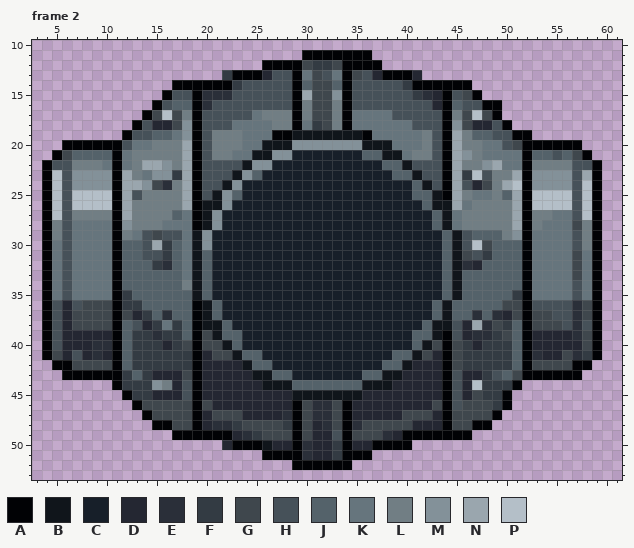
Pixel-art file: ArtSource/BombReadability/SelectedIdles/Editable/Row.aseprite. That is the earlier state.
64x64 pixels, 8 frames. Colours within 5 levels of each other are drawn and written as one. Shown: frame 2: x 3..61, y 10..53. The old version is drawn lined up with the new one. The commit also changed other frames, which this record leaves out.
Palette (. is transparent): A #010205  B #10151b  C #171f29  D #242732  E #2a2f39  F #333b43  G #3f474d  H #465159  J #54626a  K #66757d  L #717e84  M #839199  N #9aa6ae  P #b4bfc8
Pixels before, frame 2 (only the part around the change), first column x 3:
10 ...........................................................
11 ...........................AAAAAAA.........................
12 .......................AAAAGFFGAAAA........................
13 ...................FAAADHHAKGHKAGHDAAAD....................
14 ..............AAAAAAFHHHHHAJGGJAHHHHHFAAAAAA...............
15 .............AHHAEEEHHHHHHANGGMAHHHHHHFEDAHGA..............
16 ............AHJJAEHHHHHHHHALGGLAHHHHHHHHDAJHHAA............
17 ...........AGPGLAHHHHHKLLLALGGLAKKKKHHHHHALGPGA............
18 ..........AHDDGMAHHHKKKKLLAKFGLAKKKKKKHHHAMGDDHA...........
19 .........AHHJJKMAHLLLKKKAABBBBBBBAKKKKKLHANLJJHHAA.........
20 ...AAAAAAHKKLLLNAHLLLKKBBBMMMMMMMBBBKKKLHANLLKKHGAAAAAA....
21 ..AGJJJJAKLLLLLNAHLLKKBBMMCCCCCCCJJBBKLLHANMLKKKKAJJHJGA...
22 .AHHLLLKAKLNNMLNAHHHHBMMCCCCCCCCCCCJJBHHHANLLMNKKALLLLHHA..
23 .APHMMMMANLKMMFNAHHHBMJCCCCCCCCCCCCCJJBHHANFPHLLNAMMMMHNA..
24 .APHMMMMANNMGELNAHHBMCCCCCCCCCCCCCCCCCJBHANHDGLNPAMMMMHPA..
25 .APHPPPPANHLLLLNAHBMJCCCCCCCCCCCCCCCCCJJBANLKKLJNAPPPPHPA..
26 .APHPPPPANLLLLLNABBMCCCCCCCCCCCCCCCCCCCJBBNKLLLLNAPPPPHPA..
27 .APHLLLLANLLLLJKABMCCCCCCCCCCCCCCCCCCCCCJBKLLLLLNALLKKHPA..
28 .ALHKKKKAMLLLKKKABMCCCCCCCCCCCCCCCCCCCCCJBKLLLLLNALKKKGLA..
29 .ALHKKKKALKHGHHKBMCCCCCCCCCCCCCCCCCCCCCCCJBHJJJLMAKKKKHLA..
30 .AKHKKKKAJJHNFJKBMCCCCCCCCCCCCCCCCCCCCCCCJBHPGJJJAKKKKHLA..
31 .AKHKKKKAJJHHFJKBJCCCCCCCCCCCCCCCCCCCCCCCJBGHFJJJAKKKKGKA..
32 .AKHKKKKAJJJFEJKBJCCCCCCCCCCCCCCCCCCCCCCCJBEDJJJJAKKKKGKA..
33 .AKHKKKKAJJJJJJKBJCCCCCCCCCCCCCCCCCCCCCCCJBJJJJJJAKKKKGKA..
34 .AKHKKKKAJJJJJJLBJCCCCCCCCCCCCCCCCCCCCCCCJBJJJJJJAKKKKHKA..
35 .AKHKKKKAFJJJJJJBJCCCCCCCCCCCCCCCCCCCCCCCJBJJJJJFAKKKKHKA..
36 .AHDHGGGAFFJJJJJABJCCCCCCCCCCCCCCCCCCCCCJBJJJJJGGAHHHHEGA..
37 .AHDGGGGAGDFJEJJABJCCCCCCCCCCCCCCCCCCCCCJBJJEJEDGAGGHHEGA..
38 .AHDGGGGAJHDFKFJABBJCCCCCCCCCCCCCCCCCCCJBBHDNEGFJAGGGHEHA..
39 .AHDDDDDAJFFEFFJAGBJJCCCCCCCCCCCCCCCCCJJBAHDEEFGJADDDDEGA..
40 .AHDDDEEAJFFFDFGAGGBJCCCCCCCCCCCCCCCCCJBGAGFDFFFJADDDDDGA..
41 .AGDHDEDAJFFFFFFADGGBJJCCCCCCCCCCCCCJJBGDAGFFFFFJAEDDGEFA..
42 ..AAGGGGAJFFFFFFADDDDBJJCCCCCCCCCCCJJBDDDAGFFFFFJAGGGGAA...
43 ...AAAAAAFJFDDDGADDDDDBBJJCCCCCCCJJBBDDDDAHDDFHJGAAAAAA....
44 ........AFFFMLDHADDDDDDBBBJJJJJJJBBBDDDDDAHDPFFFA..........
45 .........AFFDDDHADDDDDDDDDBBBBBBBDDDDDDDDAHDGFFA...........
46 ..........AGGGGGAGDDDDDDDDAGEEGADDDDDDDDGAHGGGFA...........
47 ...........AGGGGADGGGDDDDEAGEEGADDDDDGGGDAGGGGA............
48 ............AAGGADEEFGGGGFAGDEGAEGGGGGDDDAGGAA.............
49 ..............AAAAAADEFGGGAGDDHAGGGEDAAAAAAA...............
50 ...................DAAABDDAEDDFADDAAAA.....................
51 .......................AAAAEDDFAAA.........................
52 ..........................AAAAAA...........................
53 ...........................................................
Now the later version:
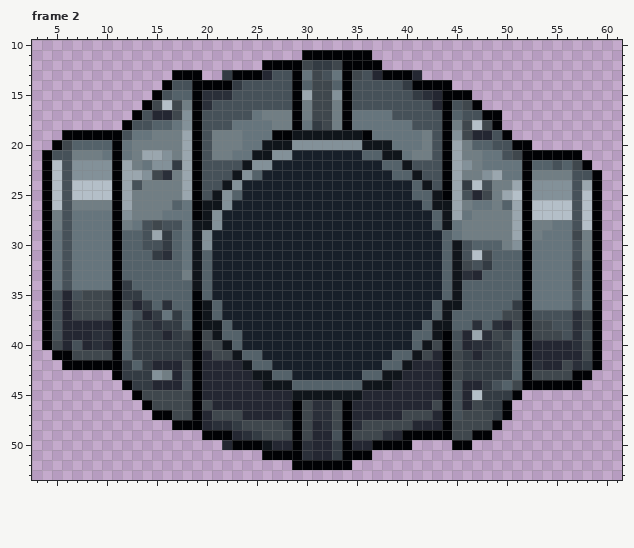
Change:
whole drawing moved by -1,+0 (the old picture is shown already moved)
Changed rows in their new state; - is an unchanged pixel.
Frame 2:
first column x 4:
13 -------------AAA----------------------------------------
14 ------------AHH--------------------------..-------------
15 -----------AHJJ--------------------------AA.------------
16 ----------AGPGL--------------------------HGA..----------
17 ---------AHDD-M--------------------------JHHA-----------
18 --------AH-JJK---------------------------L-PGA.---------
19 --AAAAAAHKKLLLN--------------------------MGDD-A..-------
20 -AGJJJJ-KLL--------------------------------JJH-A-.....--
21 AHHLLLK---NNM-----------------------------L---HG-AAAAA.-
22 -P-MMMM-N-KM-F----------------------------M-KK---JJHJGA.
23 ---------NMGEL----------------------------LLMNKK-LLLL-H-
24 ---PPPP--HLLL-----------------------------FPH-LN------N-
25 ---------L--------------------------------HDG-NP-MMMM---
26 ---LLLL------JK---------------------------LKK-J---------
27 -L-KKKK-M---KK---------------------------NK------PPPP---
28 --------LKHGHH-B----------------------------------L--HP-
29 -K------JJ-NFJ---------------------------KLLLL-N-L---G--
30 -----------H-------------------------------JJ-LM--------
31 ----------JFE-----------------------------HPG--------HL-
32 -----------JJ-----------------------------GHF-----------
33 --------------L---------------------------ED------------
34 --------F-----J--------------------------------------G--
35 -HDHGGG--F-----A-------------------------------J--------
36 ---G----GDF-E----------------------------B----JF-KKKKHK-
37 --------JHDFKF-----------------------------J-JG--HH-----
38 ---DDDD--FFEF----------------------------JJEJEDG---H--G-
39 -----EE----FD-G----------------------------N-GF--GGGH-H-
40 -G-H--D-----F-F--------------------------HDEE-G------E--
41 .AAGGGG------------------------------------D-----D--DDG-
42 -.-AAAA-FJ-DDDG----------------------------------EDD-EFA
43 --.....--F-ML-H--------------------------GFF-FFJ-GGGG-A-
44 -------.A--DD------------------------------D-HJGAAAAAA--
45 --------.AGGGGG----------------------------P--FA--------
46 ---------.A-------------------------------D-F-----------
47 ----------.AA----------------------------H---FA---------
48 -----------..AA----------------------------GGA----------
49 -------------...-------------------------GGAA-----------
50 -----------------------------------------AA-------------
